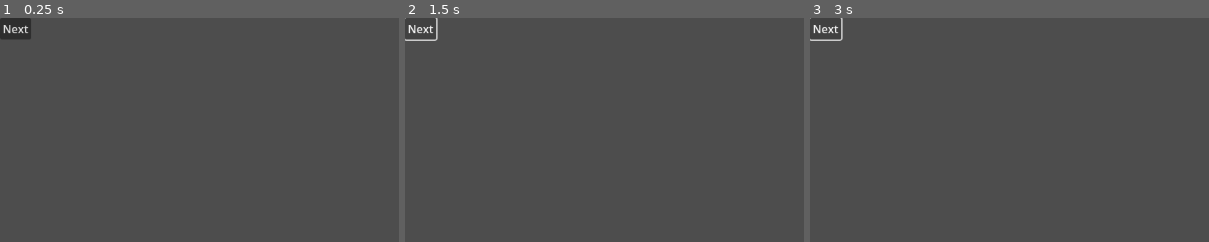
Above: before the commit, frames 1-3 (left to right).
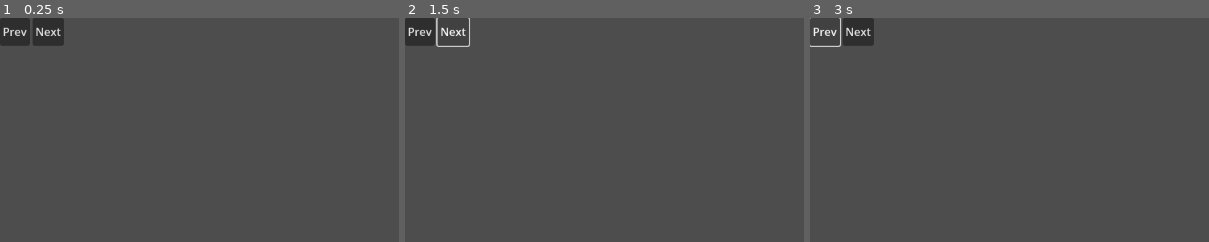
Above: after the commit, the same moments.

Repository: Roker2/godot_fake_radio
Game: Godot game, scene res://examples/NCS/main_scene.tscn
Two runs of this game, one before a commit and one after it. Both use one fixed random seed, a clock stepped at 60 frames per second and the inputs below.
Inputs (mouse positions are % of the whole screen's width and height, from its top left):
- Up to frame 1 (0.25 s): no input
- Up to frame 2 (1.5 s): click (2, 3) at 0.5 s, where only the run after the commit has a clickable "Prev"; click "Next" at 1.25 s
- Up to frame 3 (3 s): click "Next" at 2 s; click (2, 3) at 2.75 s, where only the run after the commit has a clickable "Prev"
The pictures show only the part of the screen within x 0-50%, y 0-50%; the shares and areas given below are measured in that part.

The runs differ from the first frame. In frame 1, 1.3% of the frame differs, in the area x 0-17%, y 0-13%; in frame 2, 0.6%; in frame 3, 1.3%.

Commit message:
examples/NCS/main_scene: Improve example and update it

Diff:
--- a/examples/NCS/main_scene.gd
+++ b/examples/NCS/main_scene.gd
@@ -5,5 +5,10 @@
 func _ready() -> void:
 	radio.play()
 
-func _on_button_pressed() -> void:
-	radio.switch_to(1)
+
+func _on_button_next_pressed() -> void:
+	radio.switch_to_next()
+
+
+func _on_button_prev_pressed() -> void:
+	radio.switch_to_prev()
--- a/examples/NCS/main_scene.tscn
+++ b/examples/NCS/main_scene.tscn
@@ -9,9 +9,16 @@
 
 [node name="CanvasLayer" type="CanvasLayer" parent="."]
 
-[node name="Button" type="Button" parent="CanvasLayer"]
-offset_right = 8.0
-offset_bottom = 8.0
+[node name="HBoxContainer" type="HBoxContainer" parent="CanvasLayer"]
+offset_right = 40.0
+offset_bottom = 40.0
+
+[node name="ButtonPrev" type="Button" parent="CanvasLayer/HBoxContainer"]
+layout_mode = 2
+text = "Prev"
+
+[node name="ButtonNext" type="Button" parent="CanvasLayer/HBoxContainer"]
+layout_mode = 2
 text = "Next"
 
 [node name="Radio" parent="." instance=ExtResource("2_eyh8f")]
@@ -24,4 +31,5 @@
 station_name = "Tobu"
 music_array = PackedStringArray("res://examples/NCS/music/Tobu/Tobu - Faster [NCS Release] instrumental.mp3", "res://examples/NCS/music/Tobu/Tobu - Memory Lane [NCS Release].mp3", "res://examples/NCS/music/Tobu/Tobu - Return To The Wild [NCS Release] instrumental.mp3")
 
-[connection signal="pressed" from="CanvasLayer/Button" to="." method="_on_button_pressed"]
+[connection signal="pressed" from="CanvasLayer/HBoxContainer/ButtonPrev" to="." method="_on_button_prev_pressed"]
+[connection signal="pressed" from="CanvasLayer/HBoxContainer/ButtonNext" to="." method="_on_button_next_pressed"]
